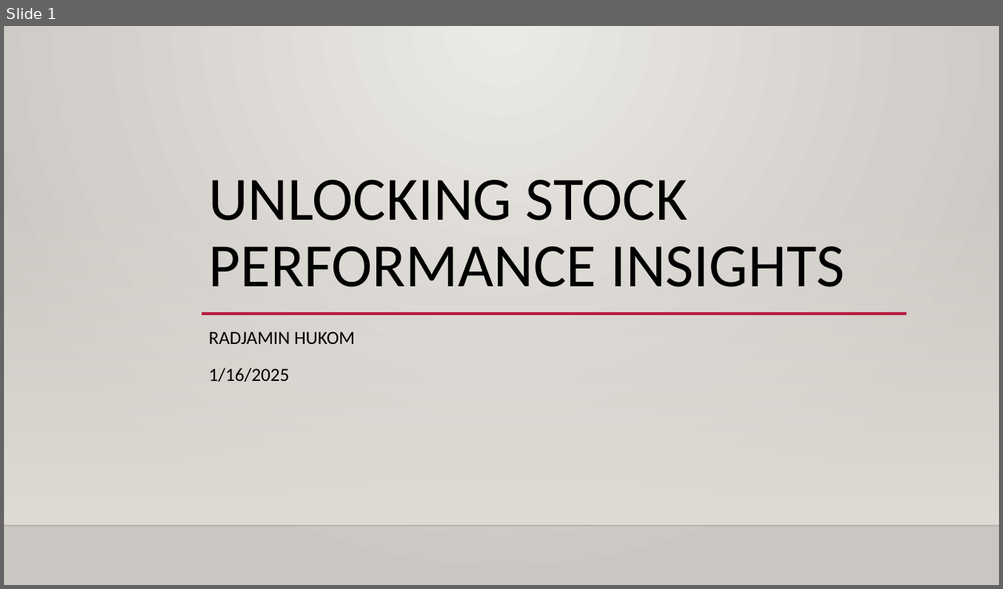
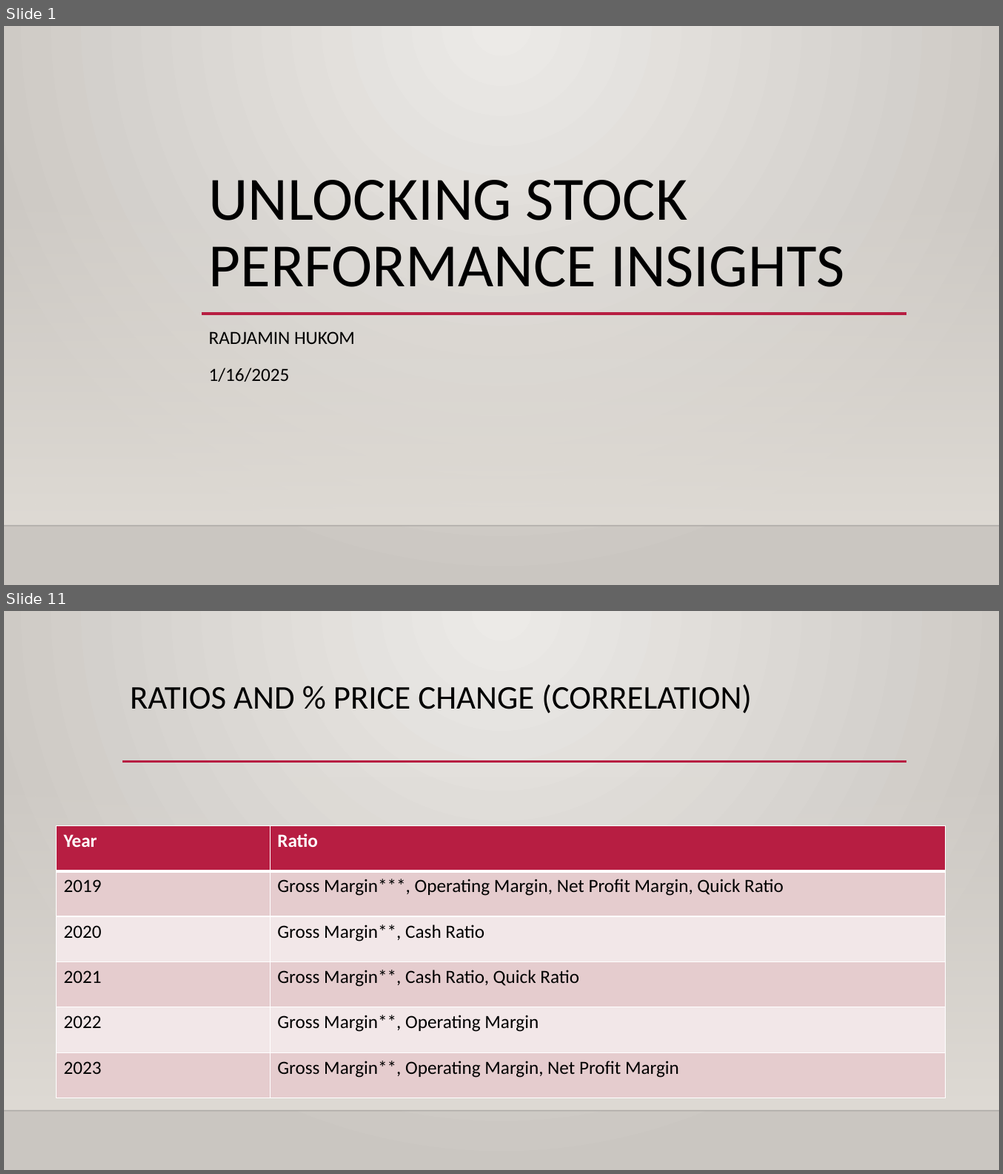
Before and after one commit to Iingxaki/Key-Financial-Indicators-Stock-Forecasting-DS450, a slide deck: Unlocking Stock Performance Insights.pptx. Shown one above the other, each under a label of ours: slide 1 before the commit, slides 1 and 11 after it; the slides between them are not shown. The pictures are 1003x589 and 1003x1174 pixels, drawn with LibreOffice and Linux fonts; fonts in the diff are those of the drawing; background and template pictures are left out. Boxes give left, top, right and bottom in pixels: in the first picture for what was removed or moved away, otherwise in the second. Text is boxed around its words. In the diff, an @@ line names an element or a change of style, - is before the commit and + after.

```diff
--- a/Unlocking Stock Performance Insights.pptx
+++ b/Unlocking Stock Performance Insights.pptx
@@ slide 11 added at (4, 611, 999, 1170), background gradient #ECEAE7 to #CAC7C1; not listed: 2 template elements that a slide beside it also shows @@
@@ title added at (130, 684, 751, 713), 32 pt, text #000000 @@
+RATIOS AND % PRICE CHANGE (CORRELATION)
@@ line added from (122, 762) to (907, 762), #B71E42 2.5 pt @@
@@ table added at (57, 826, 945, 1098), 6 rows, 2 columns @@
+Year | Ratio
+2019 | Gross Margin***, Operating Margin, Net Profit Margin, Quick Ratio
+2020 | Gross Margin**, Cash Ratio
+2021 | Gross Margin**, Cash Ratio, Quick Ratio
+2022 | Gross Margin**, Operating Margin
+2023 | Gross Margin**, Operating Margin, Net Profit Margin
```
Also in this commit, not shown: 3 slides changed, 15 other slides added, 2 slides removed.
